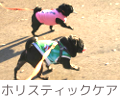
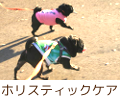
Comparing the layer stacks of the two 120x100 images. Changes:
painted on "ホリスティックケア" over [2, 84, 117, 96]
